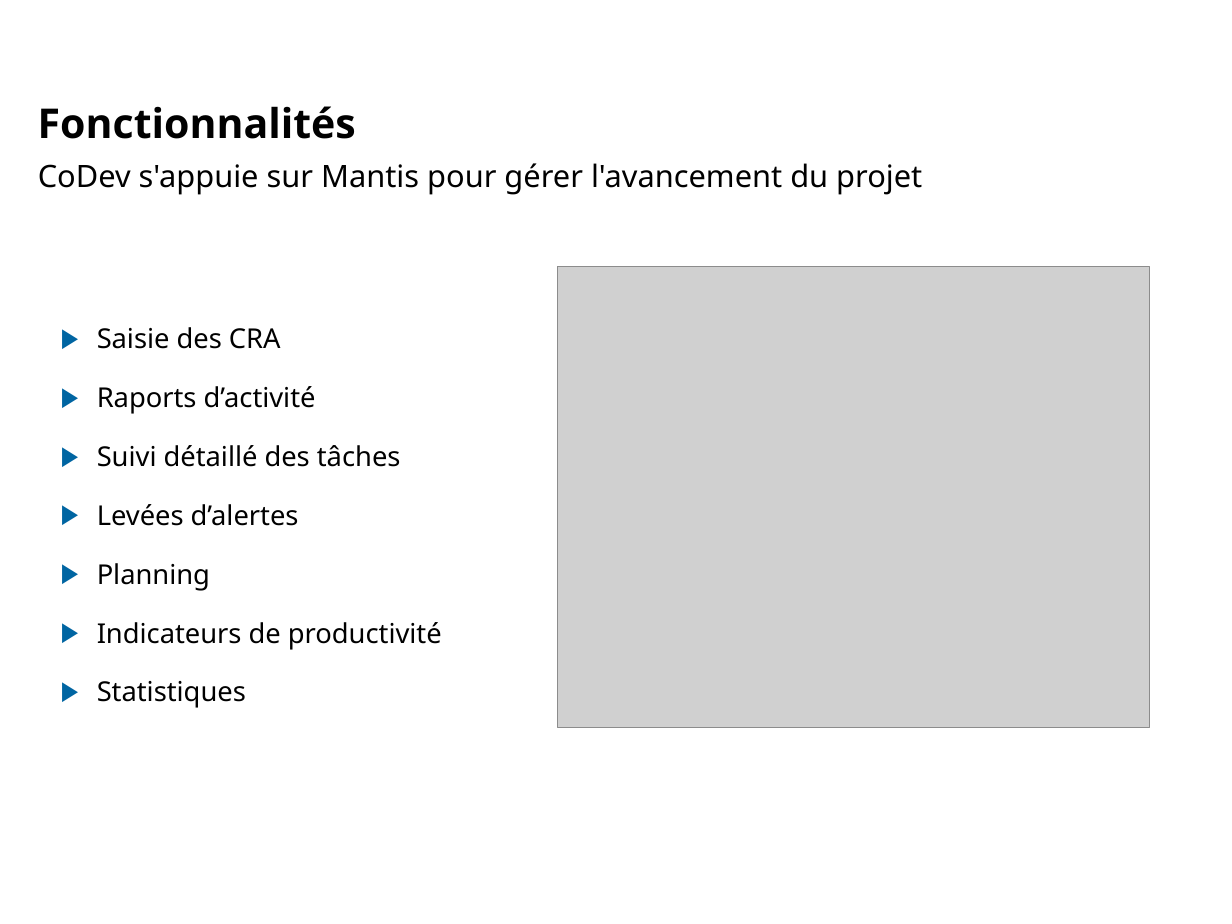
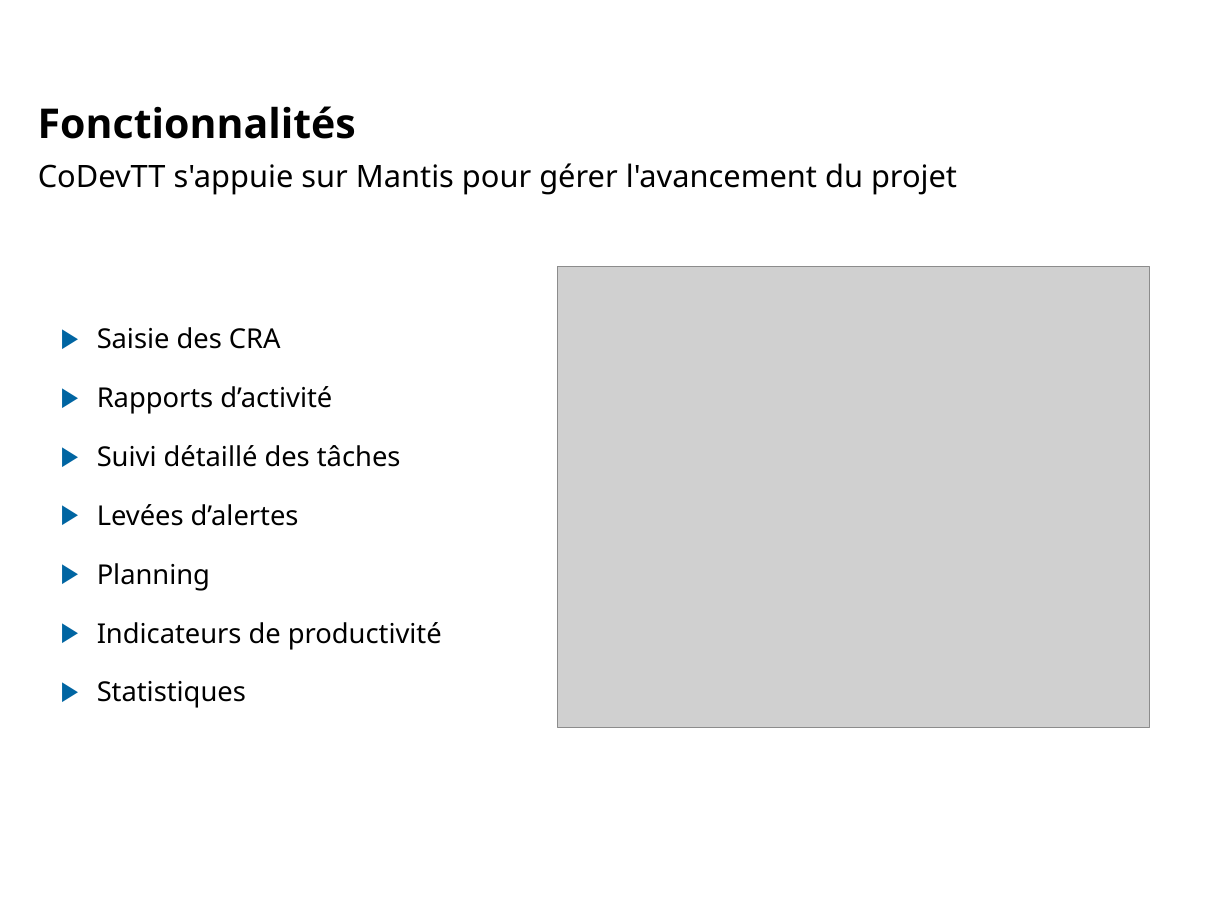
Before and after one commit to lbayle/codev, a slide deck: slide 2 of doc/Presentation/CoDev Timetracking.odp. Drawn at 1232x924 pixels with LibreOffice and Linux fonts; fonts in the diff are those of the drawing; grey boxes stand for pictures; background and template pictures are left out. Boxes give left, top, right and bottom in pixels: in the first picture for what was removed or moved away, otherwise in the second. Text is boxed around its words. In the diff, an @@ line names an element or a change of style, - is before the commit and + after.

```diff
--- a/doc/Presentation/CoDev Timetracking.odp
+++ b/doc/Presentation/CoDev Timetracking.odp
@@ text at (x1=38, y1=163, x2=957, y2=195): text changed @@
-CoDev s'appuie sur Mantis pour gérer l'avancement du projet
+CoDevTT s'appuie sur Mantis pour gérer l'avancement du projet
@@ text at (x1=97, y1=386, x2=332, y2=414): text changed @@
-▶ Raports d’activité
+▶ Rapports d’activité
```
Also in this commit, not shown: 7 other slides changed, 2 slides added, 1 other file.
